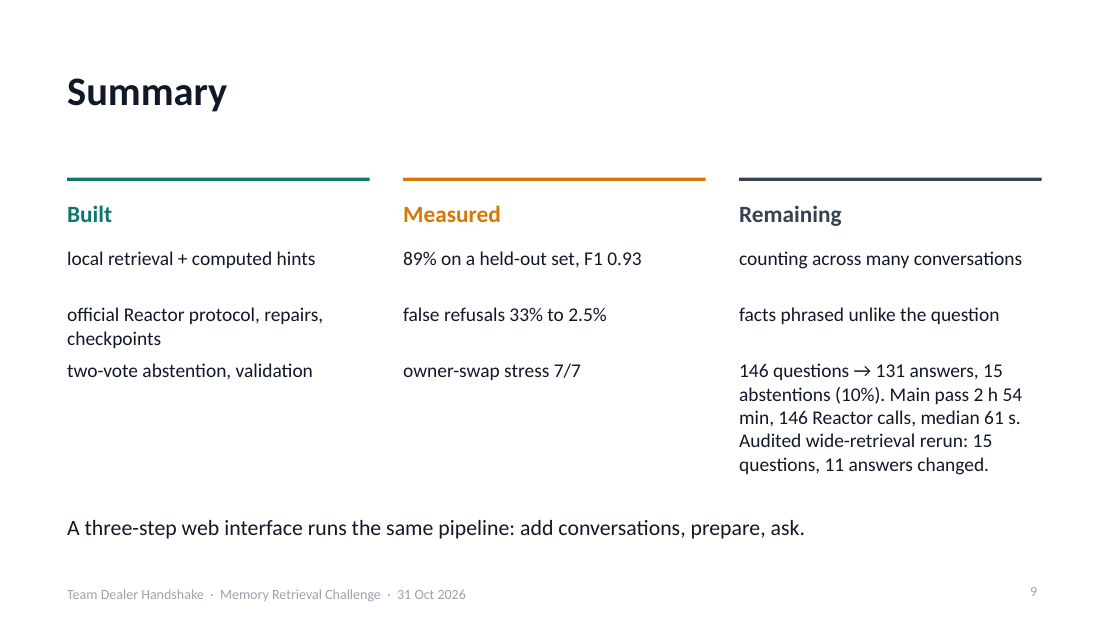
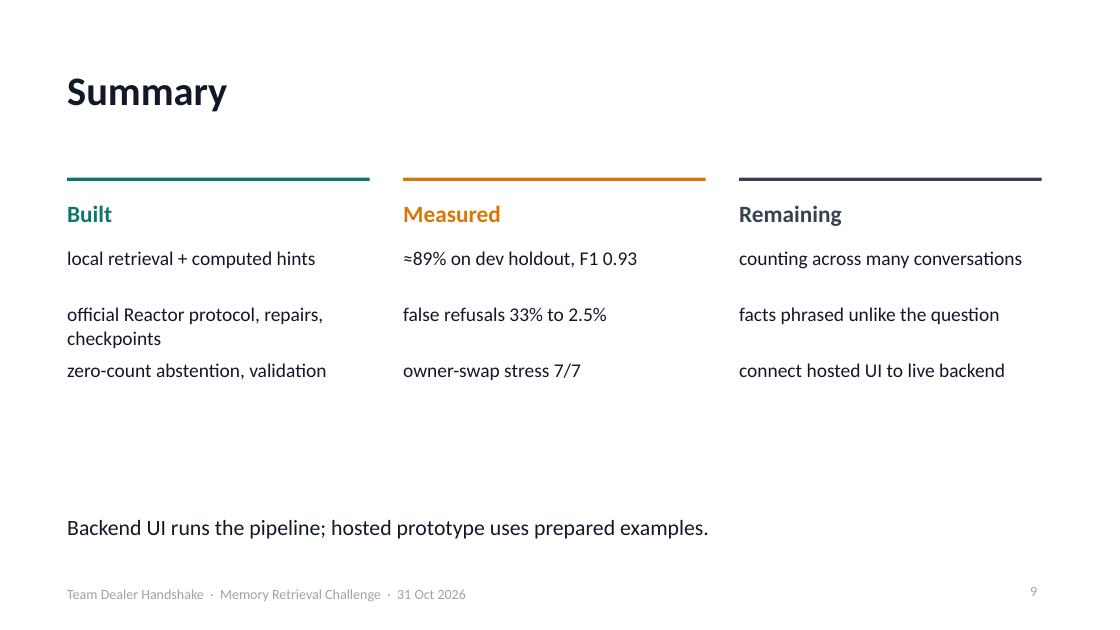
Before and after one commit to qavitalii/reactor_research, a slide deck: slide 9 of idea/slides.pptx. Drawn at 1120x630 pixels with LibreOffice and Linux fonts; fonts in the diff are those of the drawing. Boxes give left, top, right and bottom in pixels: in the first picture for what was removed or moved away, otherwise in the second. Text is boxed around its words. In the diff, an @@ line names an element or a change of style, - is before the commit and + after.

Commit message:
docs: correct presentation and add hosted demo link

```diff
--- a/idea/slides.pptx
+++ b/idea/slides.pptx
@@ text at (403, 251, 637, 267): text changed @@
-89% on a held-out set, F1 0.93
+≈89% on dev holdout, F1 0.93
@@ text at (67, 363, 326, 380): text changed @@
-two-vote abstention, validation
+zero-count abstention, validation
@@ text at (739, 363, 1005, 377): text changed @@
-146 questions → 131 answers, 15 abstentions (10%). Main pass 2 h 54 min, 146 Reactor calls, median 61 s. Audited wide-retrieval rerun: 15 questions, 11 answers changed.
+connect hosted UI to live backend
@@ text at (67, 520, 709, 539): text changed @@
-A three-step web interface runs the same pipeline: add conversations, prepare, ask.
+Backend UI runs the pipeline; hosted prototype uses prepared examples.
```
Also in this commit, not shown: 2 other slides changed, 1 other file.
